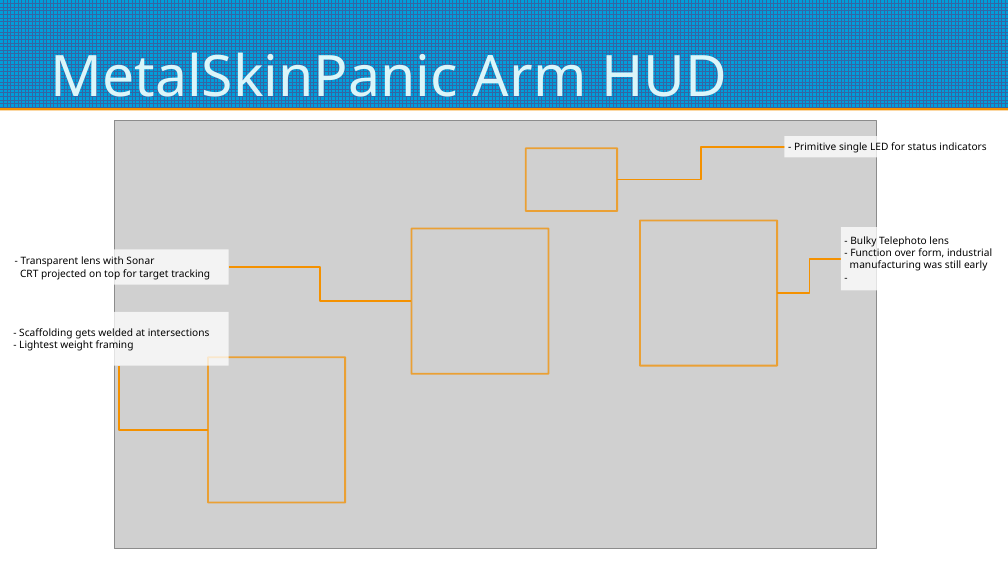
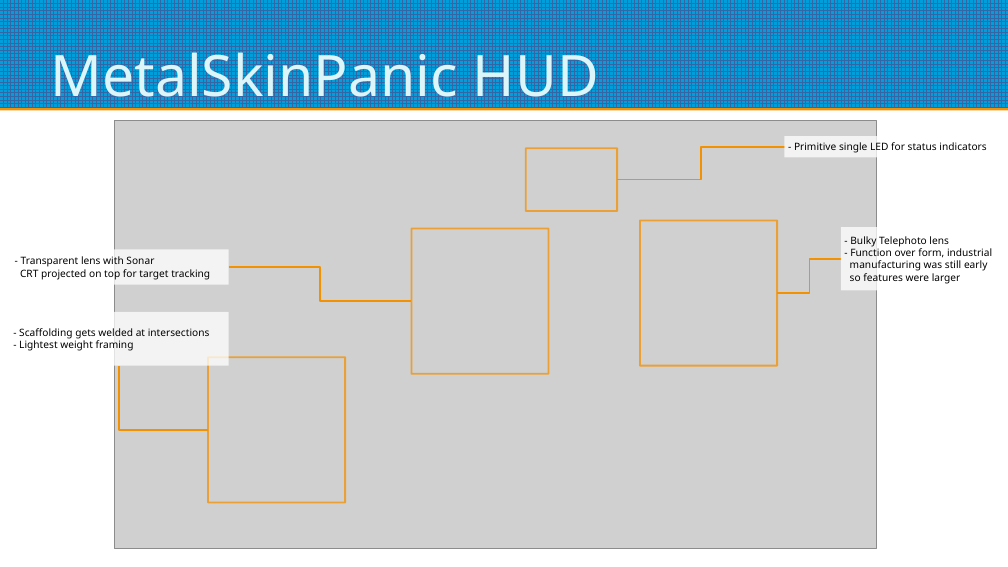
Before and after one commit to BarelyFunctionalCode/codename-uncapped, a slide deck: slide 3 of ArtReferences/Master Art Reference.odp. Drawn at 1008x567 pixels with LibreOffice and Linux fonts; fonts in the diff are those of the drawing; grey boxes stand for pictures. Boxes give left, top, right and bottom in pixels: in the first picture for what was removed or moved away, otherwise in the second. Text is boxed around its words. In the diff, an @@ line names an element or a change of style, - is before the commit and + after.

```diff
--- a/ArtReferences/Master Art Reference.odp
+++ b/ArtReferences/Master Art Reference.odp
@@ title at (x1=50, y1=42, x2=599, y2=111): text changed @@
-MetalSkinPanic Arm HUD
+MetalSkinPanic HUD
@@ text in rectangle at (x1=850, y1=273, x2=961, y2=284): text changed @@
--
+so features were larger
```
Also in this commit, not shown: 1 other slide changed, 1 slide added.
